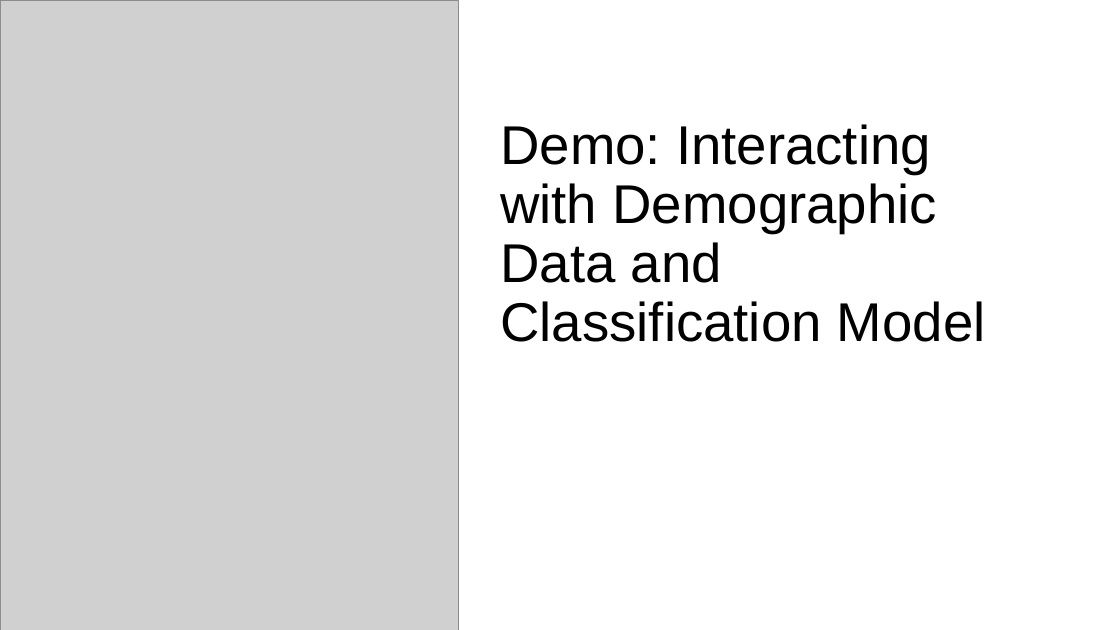
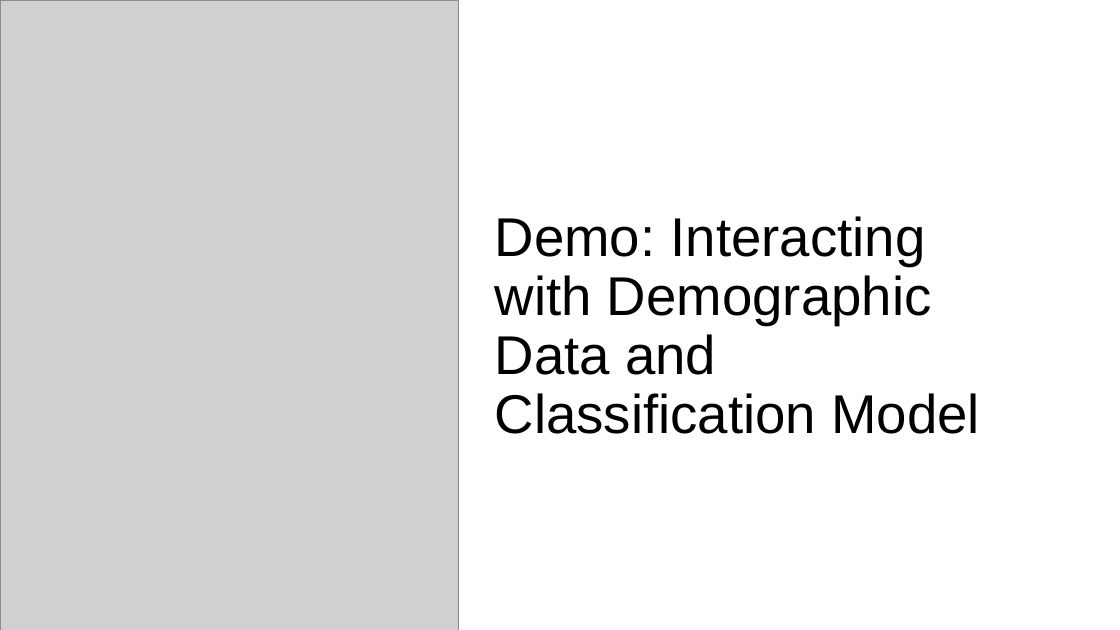
Before and after one commit to cxclark/covid19-analysis, a slide deck: slide 15 of 2020_10_30_covid_usa_analysis.pptx (slide 17 before the commit). Drawn at 1120x630 pixels with LibreOffice and Linux fonts; fonts in the diff are those of the drawing; grey boxes stand for pictures. Boxes give left, top, right and bottom in pixels: in the first picture for what was removed or moved away, otherwise in the second. Text is boxed around its words. In the diff, an @@ line names an element or a change of style, - is before the commit and + after.

```diff
--- a/2020_10_30_covid_usa_analysis.pptx
+++ b/2020_10_30_covid_usa_analysis.pptx
@@ title "Demo: Interacting with Demographic Data ...": place and size @@
-title "Demo: Interacting with Demographic Data ..." at [500, 124, 986, 342]
+title "Demo: Interacting with Demographic Data ..." at [495, 216, 980, 434]
```
Also in this commit, not shown: 6 other slides changed, 4 slides added, 1 slide removed, 2 other files.
